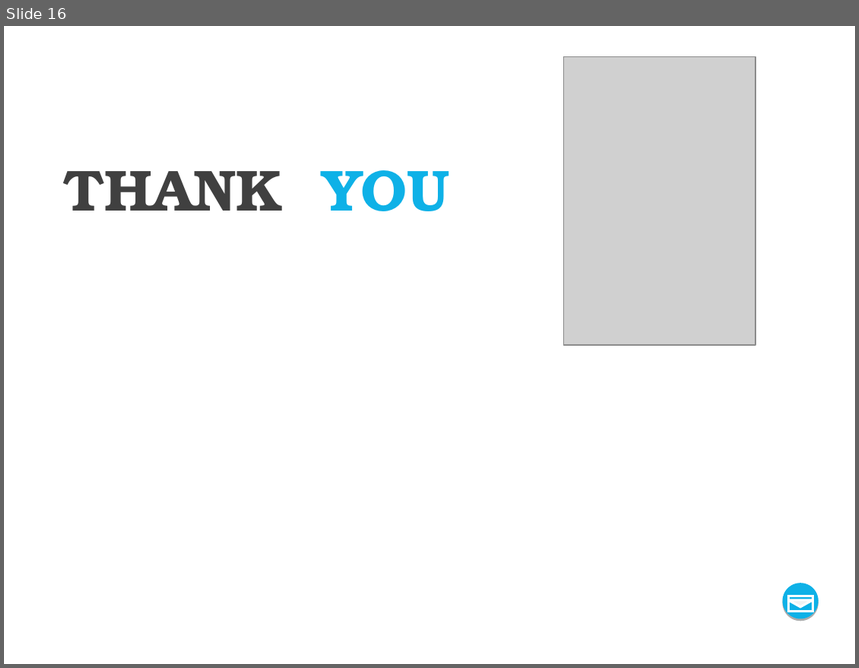
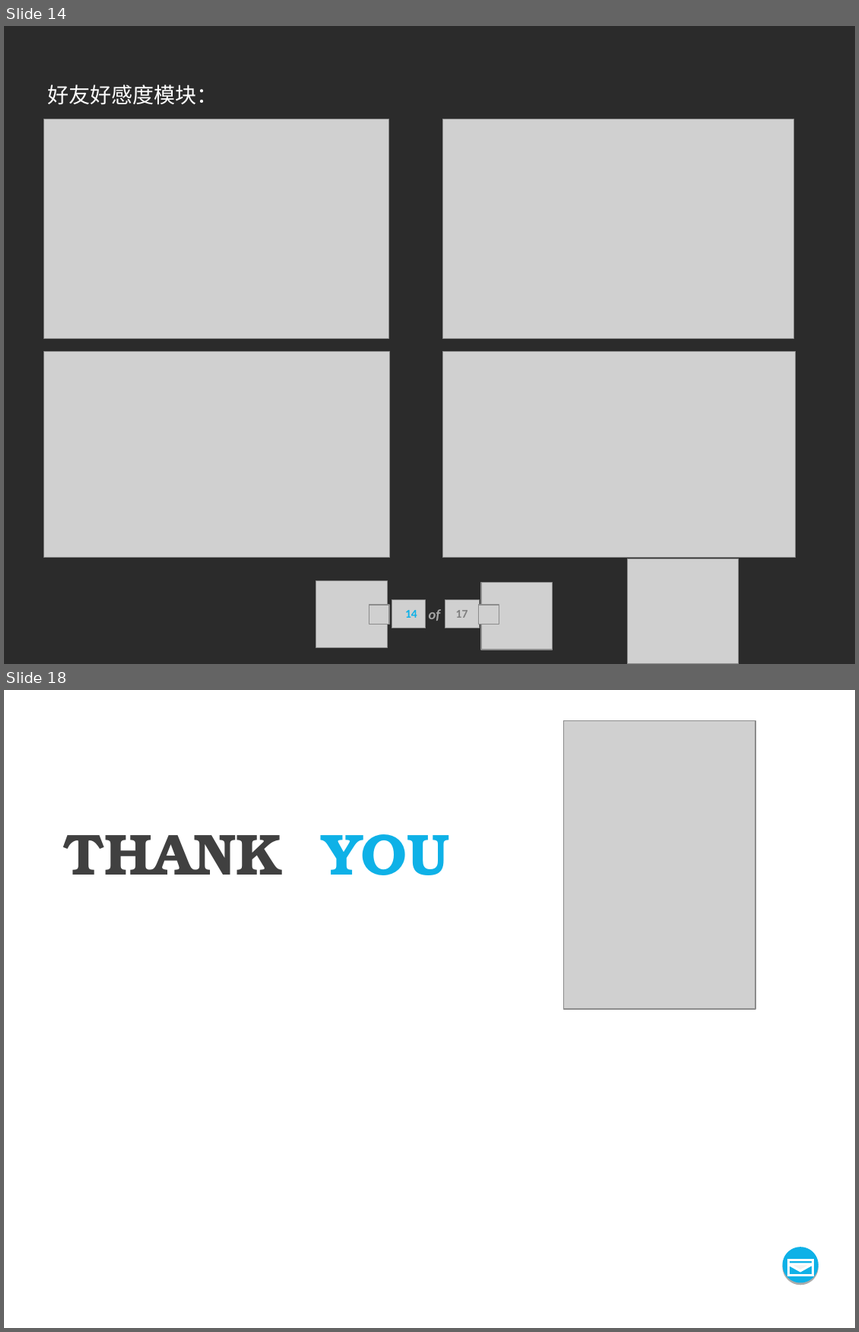
Before and after one commit to SSER/SURROUND_, a slide deck: Documents/展示ppt.ppt. Shown one above the other, each under a label of ours: slide 16 before the commit, slides 14 and 18 after it; the slides between them are not shown. The pictures are 859x668 and 859x1332 pixels, drawn with LibreOffice and Linux fonts; fonts in the diff are those of the drawing; grey boxes stand for pictures; background and template pictures are left out; a plain dark background stands for a picture behind light text. Boxes give left, top, right and bottom in pixels: in the first picture for what was removed or moved away, otherwise in the second. Text is boxed around its words. In the diff, an @@ line names an element or a change of style, - is before the commit and + after.

Commit message:
PPT&EXE

```diff
--- a/Documents/展示ppt.ppt
+++ b/Documents/展示ppt.ppt
@@ slide 14 added at box(4, 26, 855, 664), background picture (left out) @@
@@ text added at box(47, 85, 218, 105), 18 pt, text #FFFFFF @@
+好友好感度模块：
@@ picture added at box(44, 119, 389, 338) @@
@@ picture added at box(443, 119, 794, 338) @@
@@ picture added at box(44, 352, 389, 558) @@
@@ picture added at box(443, 352, 796, 558) @@
@@ picture added at box(628, 560, 740, 664) @@
@@ picture added at box(316, 581, 387, 648) @@
@@ picture added at box(481, 582, 553, 650) @@
@@ picture added at box(369, 605, 389, 624) @@
@@ picture added at box(392, 601, 427, 629) @@
@@ text added at box(405, 610, 417, 618), 10 pt, text #0EB1E7, bold @@
+14
@@ text added at box(429, 610, 441, 621), 12 pt, text #A6A6A6, bold, italic @@
+of
@@ picture added at box(446, 601, 480, 629) @@
@@ text added at box(456, 610, 468, 618), 10 pt, text #7F7F7F, bold @@
+17
@@ picture added at box(479, 605, 500, 624) @@
@@ what was slide 16 is now slide 18 @@
```
Also in this commit, not shown: 15 slides changed, 1 other slide added, 1 other file.
